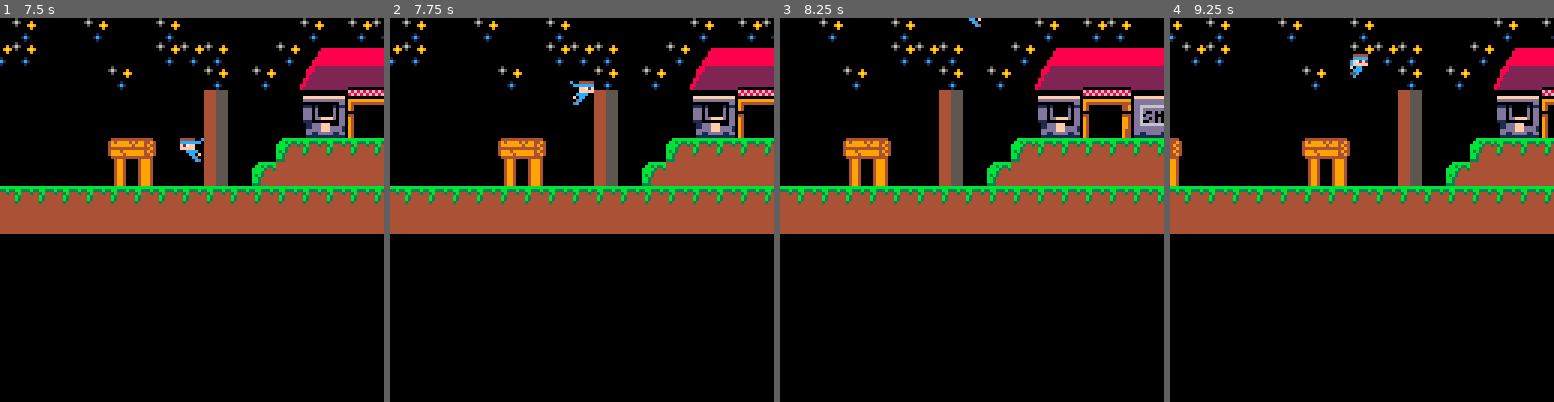
Above: before the commit, frames 1-4 (left to right).
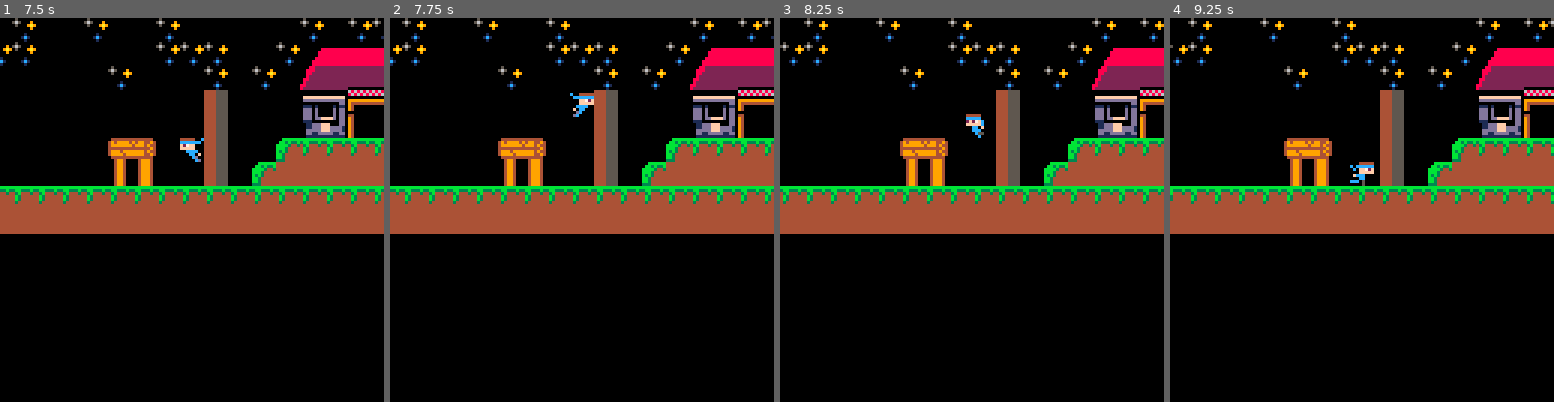
Above: after the commit, the same moments.

Repository: vern3432/carts
Game: PICO-8 cartridge project_step.p8
Same seed, same stepped clock (60 frames per second), same inputs: the game is played once before the commit and once after it.
Inputs:
- Up to frame 1 (7.5 s): tap X (X key) at 0.33, 1.07, 1.85, 2.97, 4.08, 5.2, 6.32, 7.43 s; hold Right 1.6-2.1 s; hold Right 2.47-3.03 s; hold Left 3.08-3.58 s; hold Right 4.02-4.68 s; hold Left 5.08-5.68 s; hold Right 6.08-6.58 s; hold Right 6.63-7.13 s
- Up to frame 2 (7.75 s): hold Right from 7.5 s (still down)
- Up to frame 3 (8.25 s): release Right at 8.07 s; hold Left from 8.12 s (still down)
- Up to frame 4 (9.25 s): tap X (X key) at 8.55 s; release Left at 8.62 s; hold Right from 9.05 s (still down)

Frame 1 is identical in both runs. In frame 2, 0.4% of the frame differs, in the area x 46-54%, y 16-26%; in frame 3, 16%, in the area x 0-100%, y 0-49%; in frame 4, 13%.

Commit message:
Gravity only changes when holding slide

Diff:
--- a/project_step.p8
+++ b/project_step.p8
@@ -110,6 +110,15 @@
   player.dy+=gravity
   player.dx*=friction
 
+  --physics for wall sliding
+if player.wallsliding and player.falling then
+    if  btn(➡️) or btn(⬅️) then
+    gravity=.07
+else
+  gravity=.3
+    end
+
+end
   --controls
   if btn(⬅️) then
     player.dx-=player.acc
@@ -206,14 +215,12 @@
     player.flp=false
   end
     player.wallsliding=true
-  gravity=.1
 end
 if collide_map(player,"right",3) and btn(➡️) then
   if not player.flp and player.falling then
     player.flp=true
   end
   player.wallsliding=true
-   gravity=.1
 
 end
 
